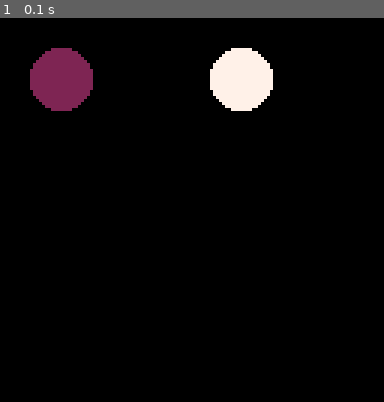
Above: before the commit, frame 1.
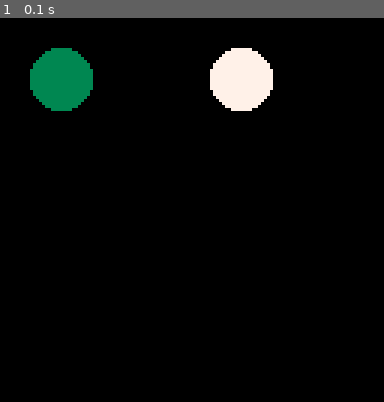
Above: after the commit, the same moment.

Repository: matskm/pico8carts
Game: PICO-8 cartridge david_carts/camdem.p8
Two runs of this game, one before a commit and one after it. Both use one fixed random seed, a clock stepped at 60 frames per second and the inputs below.
Inputs:
- Up to frame 1 (0.1 s): no input

The runs differ from the first frame. In frame 1, 2.1% of the frame differs, in the area x 7-25%, y 7-25%.

Commit message:
some message

Diff:
--- a/david_carts/camdem.p8
+++ b/david_carts/camdem.p8
@@ -3,7 +3,7 @@
 __lua__
 cls()
 
-circfill(20,20,10,2)
+circfill(20,20,10,3)
 
 camera(-60,0)
 
